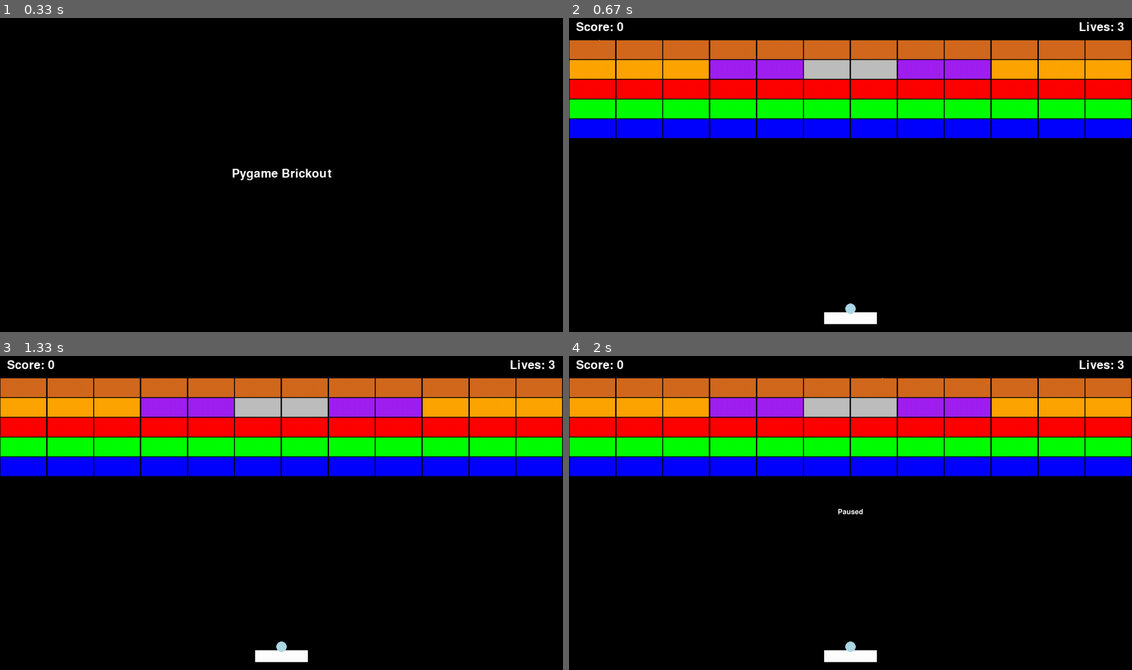
Above: before the commit, frames 1-4 (two rows, left to right).
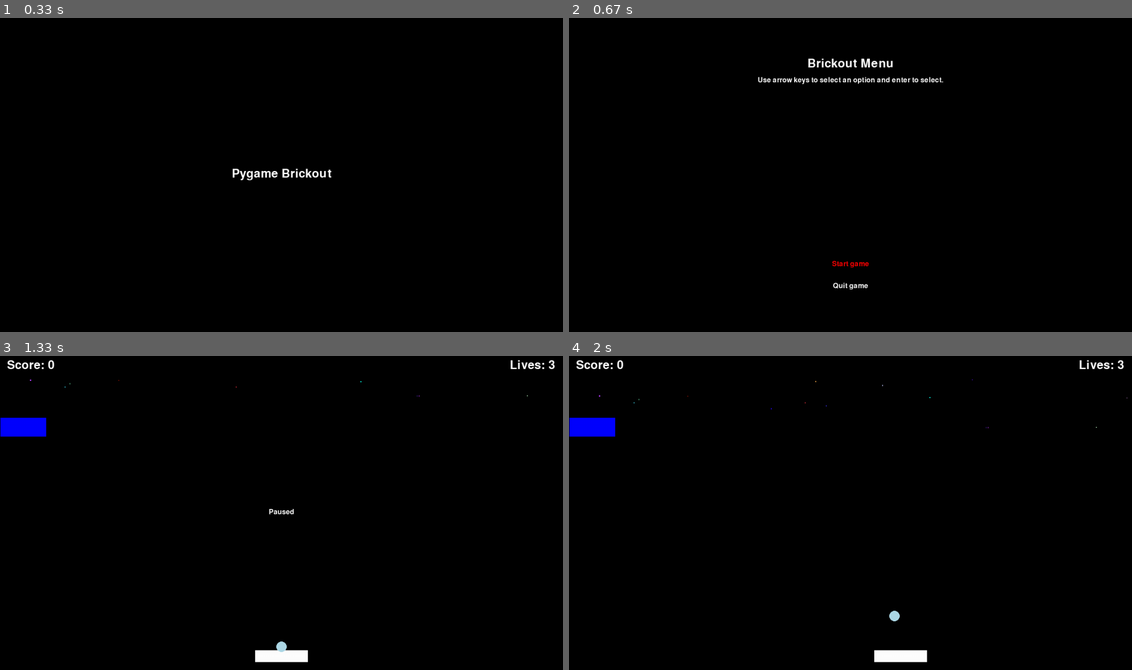
Above: after the commit, the same moments.

Repository: kenhansen01/Brickout-Pygame
Game: pygame game, started from __main__.py
The game is run twice, just before and just after one commit, with the same random seed, the same clock (stepped at 60 frames per second) and the same inputs.
Inputs:
- Up to frame 1 (0.33 s): no input
- Up to frame 2 (0.67 s): tap Enter at 0.33 s
- Up to frame 3 (1.33 s): tap Enter at 0.67, 1 s
- Up to frame 4 (2 s): tap Enter at 1.33 s; hold Right from 1.67 s (still down); tap Space at 1.73 s

Frame 1 is identical in both runs. In frame 2, 31% of the frame differs, in the area x 0-100%, y 1-98%; in frame 3, 30%; in frame 4, 31%, in the area x 0-100%, y 6-98%.

Commit message:
added states

Diff:
--- a/brickout/game.py
+++ b/brickout/game.py
@@ -1,6 +1,6 @@
 import pygame
 
-from states import Splash, GamePlay
+from states import Splash, Menu, GamePlay, GameOver, Credits
 
 from .constants import *
 
@@ -23,7 +23,10 @@
         # Game states
         self.states = {
             "SPLASH": Splash(),
-            "GAMEPLAY": GamePlay()
+            "MENU": Menu(),
+            "GAMEPLAY": GamePlay(),
+            "GAMEOVER": GameOver(),
+            "CREDITS": Credits()
         }
 
         # Game start
--- a/elements/ball.py
+++ b/elements/ball.py
@@ -96,10 +96,10 @@
             if direction == "horizontal":
                 for sprite in collision_sprites:
                     if getattr(sprite, 'health', None):
+                        self.player.score += 1
                         self.brick_collision_sound.play()
                         self.screen.timer = 15
                         damage_brick(sprite)
-                        self.player.score += 1
 
                     # Collision on the right
                     if self.rect.right >= sprite.rect.left and self.old_rect.right <= sprite.old_rect.left:
@@ -117,10 +117,10 @@
             if direction == "vertical":
                 for sprite in collision_sprites:
                     if getattr(sprite, 'health', None):
+                        self.player.score += 1
                         self.brick_collision_sound.play()
                         self.screen.timer = 15
                         damage_brick(sprite)
-                        self.player.score += 1
 
                     # Collision on the bottom
                     if self.rect.bottom >= sprite.rect.top and self.old_rect.bottom <= sprite.old_rect.top:
--- a/levels/levels.py
+++ b/levels/levels.py
@@ -1,4 +1,15 @@
 LEVELS = [
+    [
+        "            ",
+        "            ",
+        "1           ",
+        "            ",
+        "            ",
+        "            ",
+        "            ",
+        "            ",
+        "            "
+    ],
     [
         "666666666666",
         "444557755444",
--- a/states/__init__.py
+++ b/states/__init__.py
@@ -1,2 +1,3 @@
 from .splash import Splash
 from .gameplay import GamePlay
+from .menu import Menu, GameOver, Credits
--- a/states/gameplay.py
+++ b/states/gameplay.py
@@ -13,7 +13,7 @@
     def __init__(self):
         super(GamePlay, self).__init__()
         self.level = 1
-        self.next_state = "SPLASH" # Menu or Gameover
+        self.next_state = "GAMEOVER" # Menu or Gameover
         self.reset = False
 
         # Determine if player lost or won
@@ -119,6 +119,11 @@
             # Reseting main_surface to default position (required for screenshake)
             self.main_rect.topleft = (0, 0)
 
+            # Updating the game objects
+            self.star_field.update()
+            self.all_sprites.update()
+            self.ball.update()
+
             # Updating the lives text
             self.lives = self.player.lives
             self.lives_text = self.ui_font.render(f"Lives: {self.lives}", True, pygame.Color("White"))
@@ -127,11 +132,6 @@
             self.score = self.player.score
             self.persist["score"] = self.score
             self.score_text = self.ui_font.render(f"Score: {self.score}", True, pygame.Color("White"))
-
-            # Updating the game objects
-            self.star_field.update()
-            self.all_sprites.update()
-            self.ball.update()
 
             if self.player.lives == 0:
                  self.status = "loser"
@@ -148,11 +148,11 @@
                 self.level += 1
 
                 if self.level <= FINAL_LEVEL:
-                    self.next_state = "GAMEPLAY" # "GAMEOVER"
+                    self.next_state = "GAMEOVER" # "GAMEOVER"
                     self.persist["reset"] = False
                     self.done = True
 
                 elif self.level > FINAL_LEVEL:
-                    self.next_state = "SPLASH" # "CREDITS"
+                    self.next_state = "CREDITS" # "CREDITS"
                     self.persist["reset"] = True
                     self.done = True
--- /dev/null
+++ b/states/menu.py
@@ -0,0 +1,131 @@
+import pygame
+from brickout.constants import *
+
+from .base import BaseState
+from sfx import SoundEffect
+
+class Menu(BaseState):
+    def __init__(self, title="Brickout Menu", credits=None, score=None, instructions="Use arrow keys to select an option and enter to select.", options=["Start game", "Quit game"]):
+        super(Menu, self).__init__()
+        # Sounds
+        self.navigation_sound = SoundEffect(NAVIGATION_SOUND)
+        self.confirm_sound = SoundEffect(CONFIRM_SOUND)
+
+        # Text colors
+        self.color = pygame.Color("white")
+        self.a_color = pygame.Color("red")
+        self.t_font = pygame.font.Font(None, 40)
+
+        # Title, credits, score and instructions
+        self.t_text = title
+        self.c_text = credits
+        self.s_text = score
+        self.i_text = instructions
+        self.title = self.t_font.render(self.t_text, True, self.color)
+        self.t_rect = self.title.get_rect(center=(self.window_rect.centerx, TOP_OFFSET*2))
+        self.credits = None if credits == None else self.font.render(self.c_text, True, self.color)
+        self.c_rect = self.t_rect if credits == None else self.credits.get_rect(center=(self.window_rect.centerx, self.t_rect.bottom + 24))
+        self.score = None if score == None else self.font.render(self.s_text, True, self.color)
+        self.s_rect = self.c_rect if score == None else self.score.get_rect(center=(self.window_rect.centerx, self.c_rect.bottom + 24))
+        self.instructions = self.font.render(self.i_text, True, self.color)
+        self.i_rect = self.instructions.get_rect(center=(self.window_rect.centerx, self.s_rect.bottom + 24))
+
+        # Options
+        self.active_index = 0
+        self.options = options
+        self.next_state = "GAMEPLAY"
+        self.level = 1
+
+    def render_option(self, index):
+        color = self.a_color if index == self.active_index else self.color
+        return self.font.render(self.options[index], True, color)
+
+    def get_option_position(self, text, index):
+        remaining_height = HEIGHT - self.i_rect.bottom
+        center = (self.window_rect.centerx, remaining_height + index * 50)
+        return text.get_rect(center=center)
+
+    def handle_action(self):
+        if self.active_index == 0:
+            self.confirm_sound.play()
+            self.done = True
+
+        elif self.active_index == 1:
+            self.quit = True
+
+    def get_event(self, event):
+        if event.type == pygame.QUIT:
+            self.quit = True
+
+        elif event.type == pygame.KEYUP:
+            if event.key == pygame.K_UP:
+                self.active_index = 1 if self.active_index <= 0 else 0
+                self.navigation_sound.play()
+
+            elif event.key == pygame.K_DOWN:
+                self.active_index = 0 if self.active_index >= 1 else 1
+                self.navigation_sound.play()
+
+            elif event.key == pygame.K_RETURN:
+                self.handle_action()
+
+    def draw(self, window):
+        window.fill(pygame.Color("black"))
+        window.blit(self.title, self.t_rect)
+        if not self.c_text == None:
+            window.blit(self.credits, self.c_rect)
+        if not self.s_text == None:
+            window.blit(self.score, self.s_rect)
+        window.blit(self.instructions, self.i_rect)
+
+        for index, option in enumerate(self.options):
+            option_render = self.render_option(index)
+            window.blit(option_render, self.get_option_position(option_render, index))
+
+class GameOver(Menu):
+    def __init__(self, title="Game over", credits=None, score="Your current score is ", options=["New game", "Main menu"]):
+        super(GameOver, self).__init__(title=title, credits=credits, score=score, options=options)
+        self.persistent_info = {}
+
+    def startup(self, persistent):
+        self.persistent_info["score"] = persistent["score"]
+        self.persistent_info["status"] = persistent["status"]
+        self.persistent_info["level"] = persistent["level"]
+
+        if self.persistent_info["status"] == "loser":
+            self.s_text = f"Your final score was {self.persistent_info['score']} points"
+            self.score = self.font.render(self.s_text, True, self.color)
+            self.s_rect = self.score.get_rect(center=(self.window_rect.centerx, self.c_rect.bottom + 24))
+
+        if self.persistent_info["status"] == "winner":
+            self.t_text = f"Level {self.persistent_info['level']} complete"
+            self.title = self.t_font.render(self.t_text, True, self.color)
+            self.t_rect = self.title.get_rect(center=(self.window_rect.centerx, TOP_OFFSET*2))
+
+            self.s_text = f"Your score is {self.persistent_info['score']} points"
+            self.score = self.font.render(self.s_text, True, self.color)
+            self.s_rect = self.score.get_rect(center=(self.window_rect.centerx, self.c_rect.bottom + 24))
+            self.options=["Continue game", "Main menu"]
+
+    def handle_action(self):
+        if self.active_index == 0:
+            self.confirm_sound.play()
+            self.next_state = "GAMEPLAY"
+            self.persist["reset"] = False if self.persistent_info["status"] == "winner" else True
+            self.done = True
+
+        elif self.active_index == 1:
+            self.confirm_sound.play()
+            self.persist["reset"] = True
+            self.next_state = "MENU"
+            self.done = True
+
+class Credits(GameOver):
+    def __init__(self):
+        super(Credits, self).__init__(title="Congratulations, you've beaten the game!", credits="Pygame Brickout made by Ken Hansen using PyGame. Much thanks to Guilherme Juventino for a lot of borrowed code.", score="Your final score was ")
+
+    def startup(self, persistent):
+        self.persistent_info["score"] = persistent["score"]
+        self.s_text = f"Your final score was {self.persistent_info['score']} points"
+        self.score = self.font.render(self.s_text, True, self.color)
+        self.s_rect = self.score.get_rect(center=(self.window_rect.centerx, self.c_rect.bottom + 24))
--- a/states/splash.py
+++ b/states/splash.py
@@ -7,7 +7,7 @@
         self.title_font = pygame.font.Font(None, 40)
         self.title = self.title_font.render("Pygame Brickout", True, pygame.Color("white"))
         self.title_rect = self.title.get_rect(center=self.window_rect.center)
-        self.next_state = "GAMEPLAY" # MENU or GAMEPLAY state here
+        self.next_state = "MENU" # MENU or GAMEPLAY state here
         self.time_active = 0
 
     def get_event(self, event):
